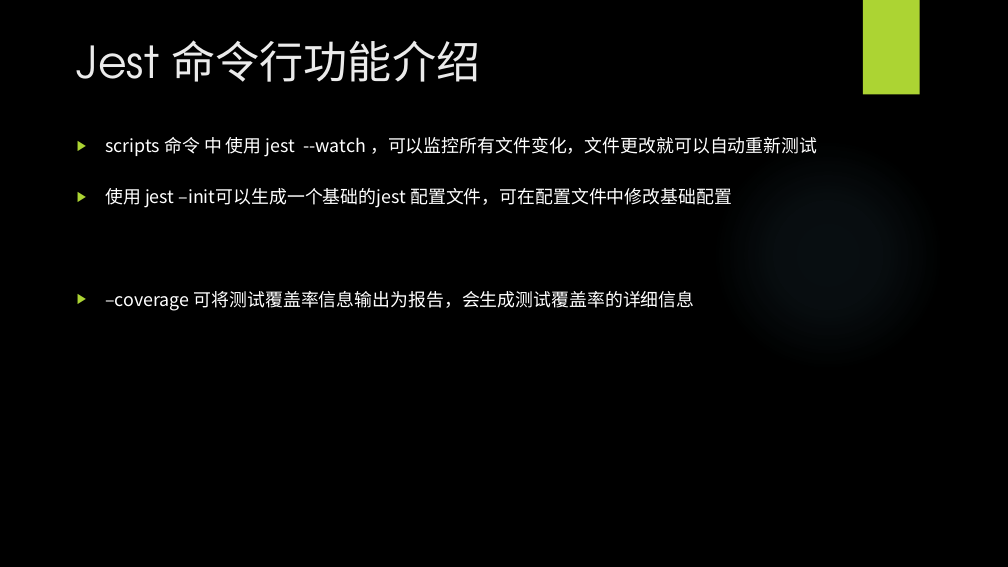
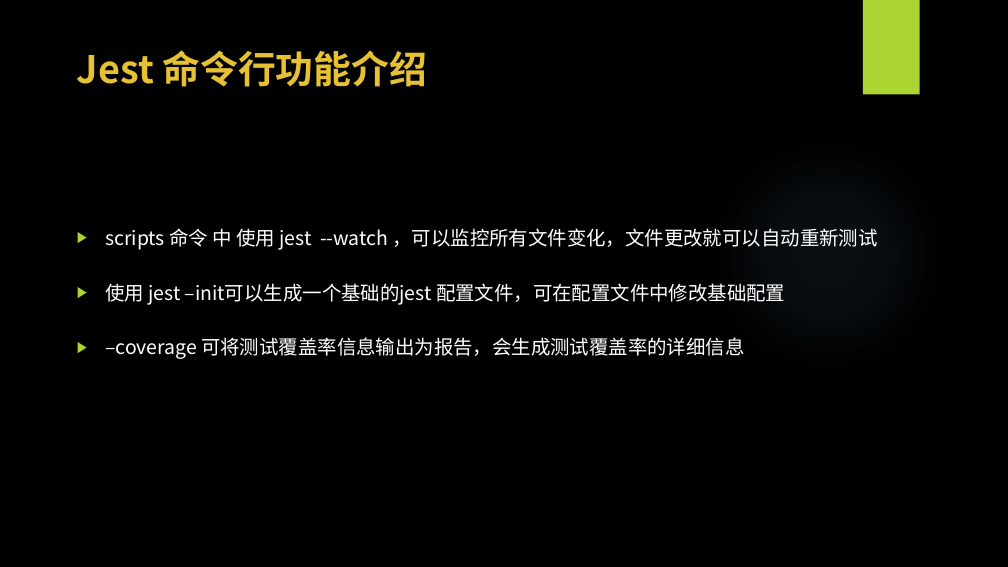
Before and after one commit to WangEbo/auto-test, a slide deck: slide 15 of 王博书的分享/自动化测试.pptx (slide 14 before the commit). Drawn at 1008x567 pixels with LibreOffice and Linux fonts; fonts in the diff are those of the drawing; background and template pictures are left out. Boxes give left, top, right and bottom in pixels: in the first picture for what was removed or moved away, otherwise in the second. Text is boxed around its words. In the diff, an @@ line names an element or a change of style, - is before the commit and + after.

```diff
--- a/王博书的分享/自动化测试.pptx
+++ b/王博书的分享/自动化测试.pptx
@@ text "Jest 命令行功能介绍": place and size @@
-text "Jest 命令行功能介绍" at [77, 40, 480, 82]
+text "Jest 命令行功能介绍" at [77, 50, 428, 87]
@@ text "Jest 命令行功能介绍" at [77, 50, 428, 87]: size 42 to 36 pt, font TeX Gyre Adventor to Noto Sans CJK SC, text colour #EBEBEB to #E6C133, bold on @@
@@ text "scripts 命令 中 使用 jest ...": place and size @@
-text "scripts 命令 中 使用 jest ..." at [105, 137, 817, 311]
+text "scripts 命令 中 使用 jest ..." at [105, 228, 878, 359]
@@ text "scripts 命令 中 使用 jest ..." at [105, 228, 878, 359]: size 17 to 18.5 pt @@
```
Also in this commit, not shown: 13 other slides changed, 3 slides added, 6 other files.
